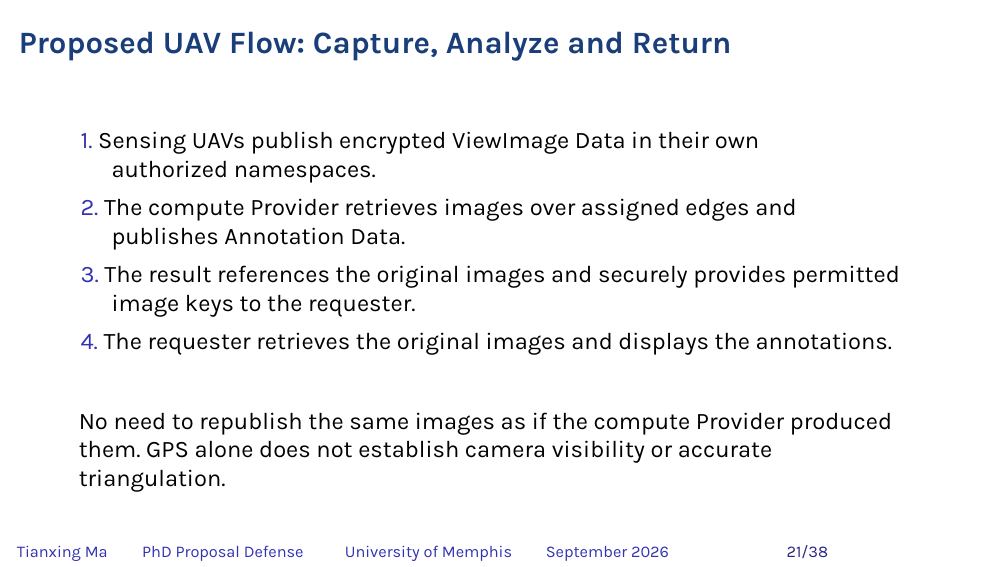
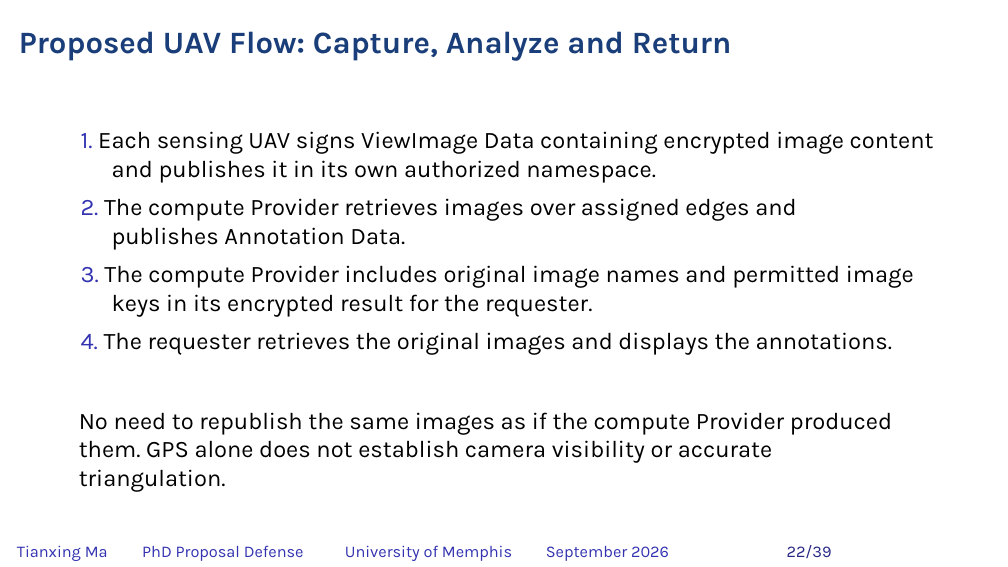
Before and after one commit to matianxing1992/NDN_Service_Framework, a slide deck: slide 22 of docs/PAPER/proposal-defense/slides/NDNSF_proposal_hybrid_editable.pptx (slide 21 before the commit). Drawn at 1008x567 pixels with LibreOffice and Linux fonts; fonts in the diff are those of the drawing; background and template pictures are left out. Boxes give left, top, right and bottom in pixels: in the first picture for what was removed or moved away, otherwise in the second. Text is boxed around its words. In the diff, an @@ line names an element or a change of style, - is before the commit and + after.

```diff
--- a/docs/PAPER/proposal-defense/slides/NDNSF_proposal_hybrid_editable.pptx
+++ b/docs/PAPER/proposal-defense/slides/NDNSF_proposal_hybrid_editable.pptx
@@ text at [81, 131, 934, 183]: text changed @@
-1. Sensing UAVs publish encrypted ViewImage Data in their own authorized namespaces.
+1. Each sensing UAV signs ViewImage Data containing encrypted image content and publishes it in its own authorized namespace.
@@ text at [81, 265, 914, 317]: text changed @@
-3. The result references the original images and securely provides permitted image keys to the requester.
+3. The compute Provider includes original image names and permitted image keys in its encrypted result for the requester.
@@ text at [787, 545, 832, 558]: text changed @@
-21/38
+22/39
```
Also in this commit, not shown: 36 other slides changed, 1 slide added, 25 other files.
